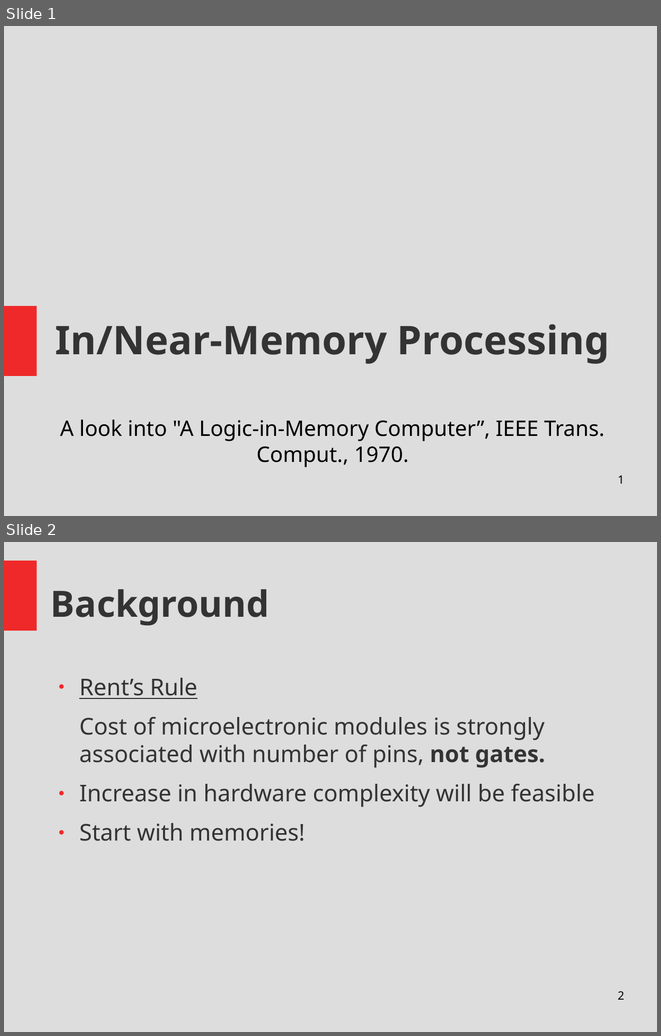
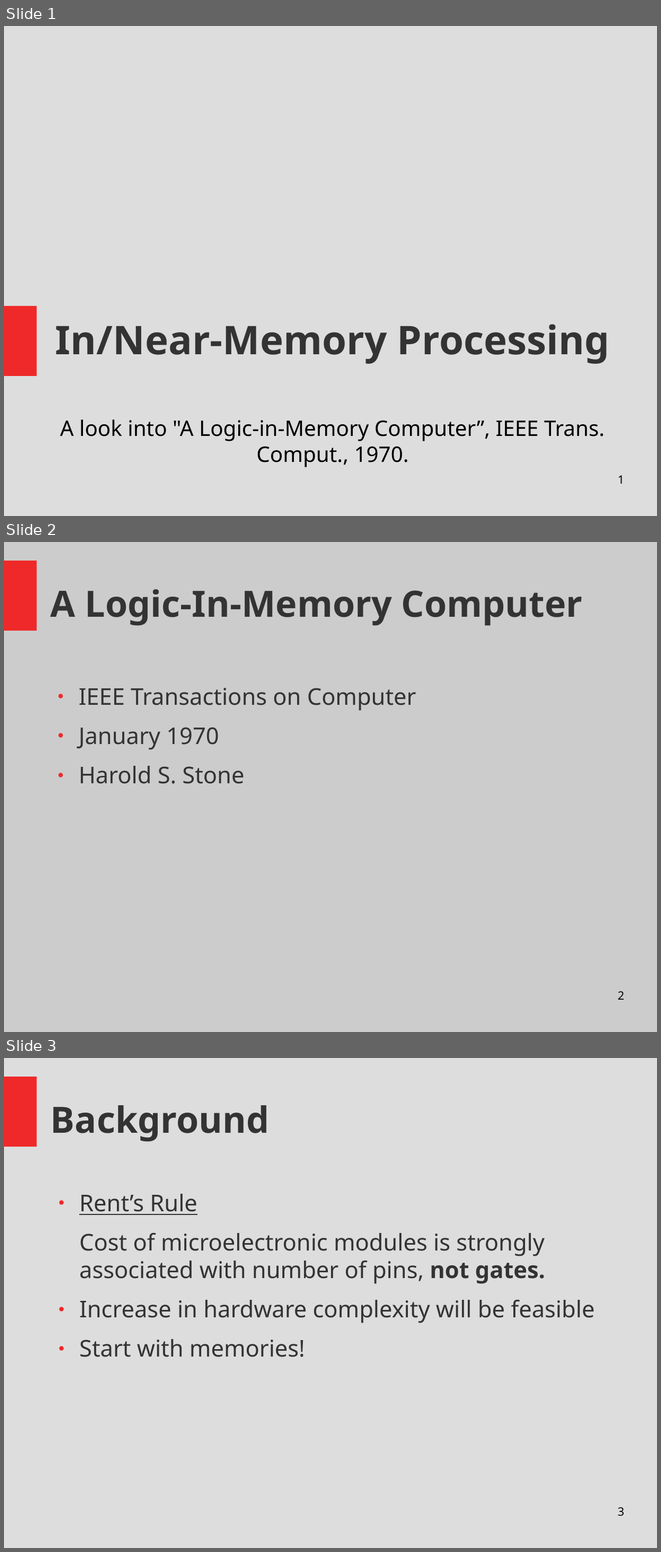
Before and after one commit to Thapep/PPS, a slide deck: inmemory/In Memory Processing Presentation.odp. Shown one above the other, each under a label of ours: slides 1 and 2 before the commit, slides 1, 2 and 3 after it. The pictures are 661x1036 and 661x1552 pixels, drawn with LibreOffice and Linux fonts; fonts in the diff are those of the drawing. Boxes give left, top, right and bottom in pixels: in the first picture for what was removed or moved away, otherwise in the second. Text is boxed around its words. In the diff, an @@ line names an element or a change of style, - is before the commit and + after.

```diff
--- a/inmemory/In Memory Processing Presentation.odp
+++ b/inmemory/In Memory Processing Presentation.odp
@@ slide 2 added at [4,542,657,1032], background #CCCCCC; not listed: 1 template element that a slide beside it also shows @@
@@ title added at [51,589,583,626], 44 pt, text #333333, bold @@
+A Logic-In-Memory Computer
@@ text added at [79,688,416,784], 28 pt, text #333333 @@
+● IEEE Transactions on Computer
+● January 1970
+● Harold S. Stone
@@ page number added at [618,991,624,999], 14 pt, text #000000 @@
+2
@@ what was slide 2 is now slide 3 @@
@@ page number at [618,1507,624,1515]: text changed @@
-2
+3
```
Also in this commit, not shown: 10 slides changed, 4 other slides added, 1 other file.
